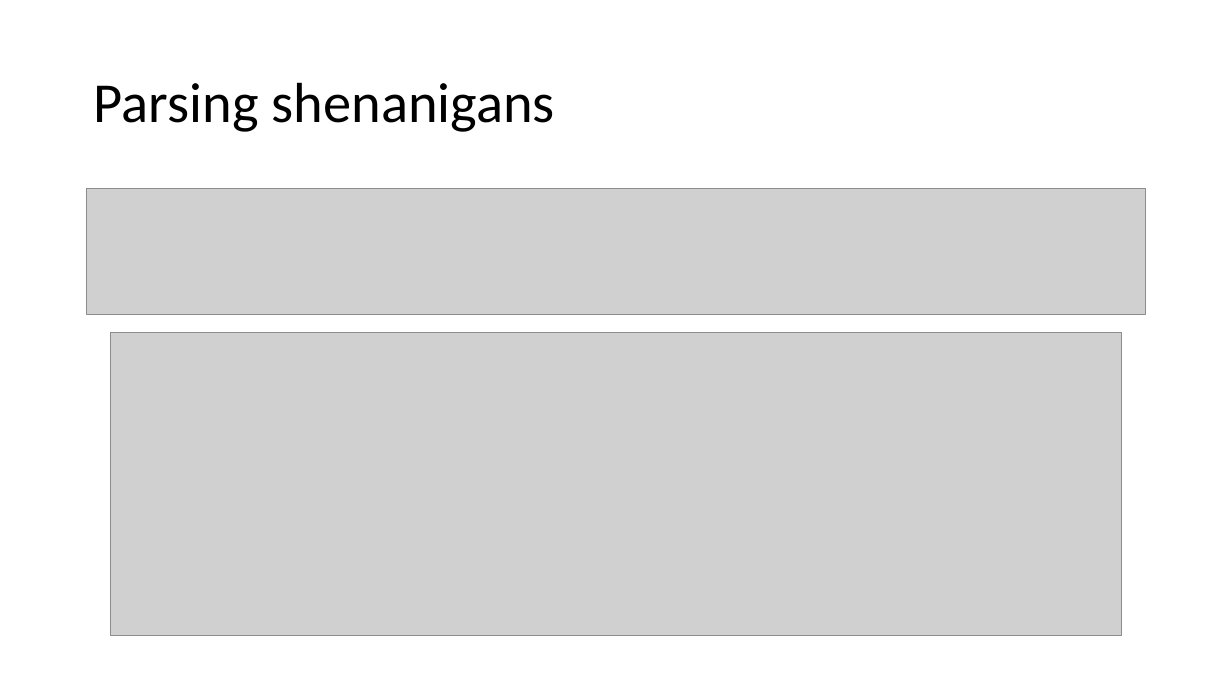
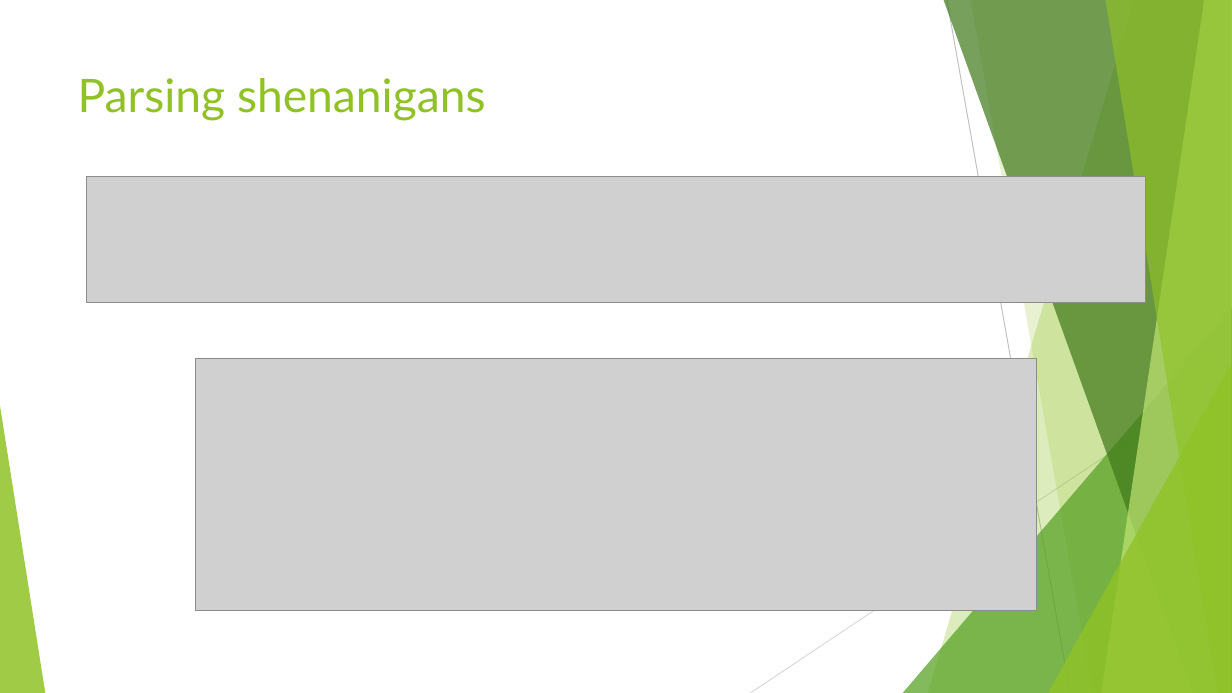
Before and after one commit to Exopi-Talent-Academy/Cereal_API_Rebekka, a slide deck: slide 7 of Cereal API Presentation.pptx (slide 2 before the commit). Drawn at 1232x693 pixels with LibreOffice and Linux fonts; fonts in the diff are those of the drawing; grey boxes stand for pictures. Boxes give left, top, right and bottom in pixels: in the first picture for what was removed or moved away, otherwise in the second. Text is boxed around its words. In the diff, an @@ line names an element or a change of style, - is before the commit and + after.

```diff
--- a/Cereal API Presentation.pptx
+++ b/Cereal API Presentation.pptx
@@ title "Parsing shenanigans": place and size @@
-title "Parsing shenanigans" at [94,82,555,132]
+title "Parsing shenanigans" at [78,78,486,121]
@@ title "Parsing shenanigans" at [78,78,486,121]: size 44 to 36 pt, font Calibri to Lato, text colour #000000 to #90C226; line spacing 0.9 to 1; vertical alignment middle to top @@
@@ picture: place and size @@
-picture at [86,189,1146,314]
+picture at [86,177,1146,302]
@@ picture: place and size @@
-picture at [111,333,1122,636]
+picture at [196,359,1036,611]
@@ group added at [0,0,1232,693]: 5 freeform shapes, 3 triangles, 2 lines @@
```
Also in this commit, not shown: 1 other slide changed, 13 slides added.
